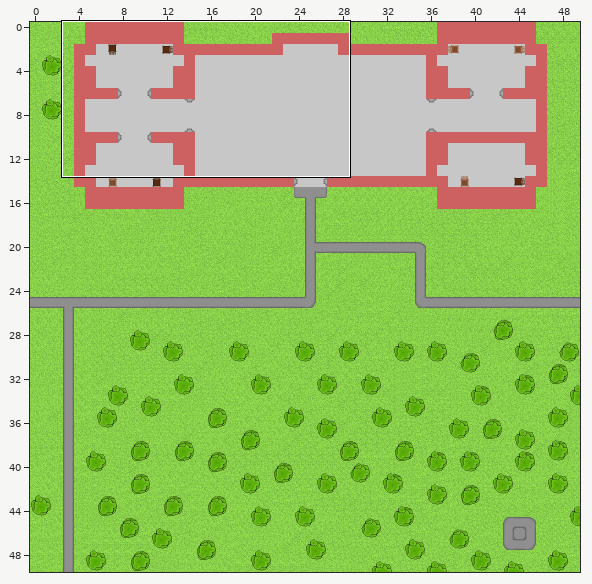
A Tiled map gets an edit: game/core/assets/map/Main.tmx. Above, an overview of the earlier version with the close-up marked.
Close-up. Before the edit:
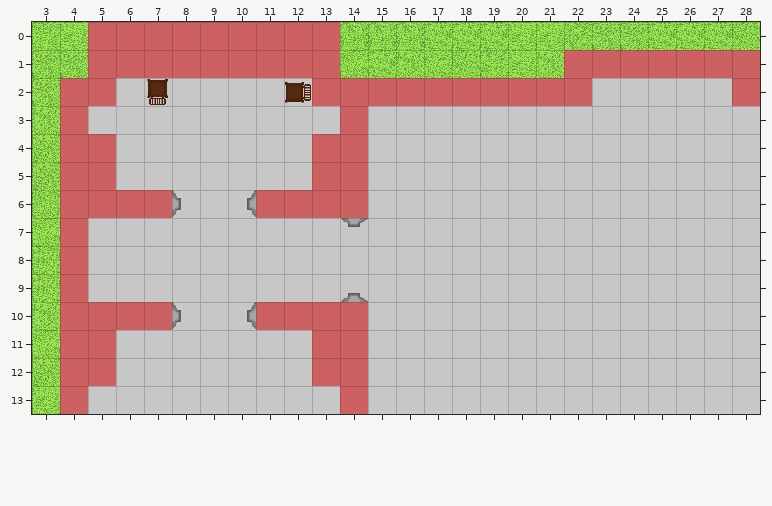
Cells are 32x32 px. Shown: x 3..28, y 0..13. The commit also changed other parts of the map, which this record leaves out.
And afterwards:
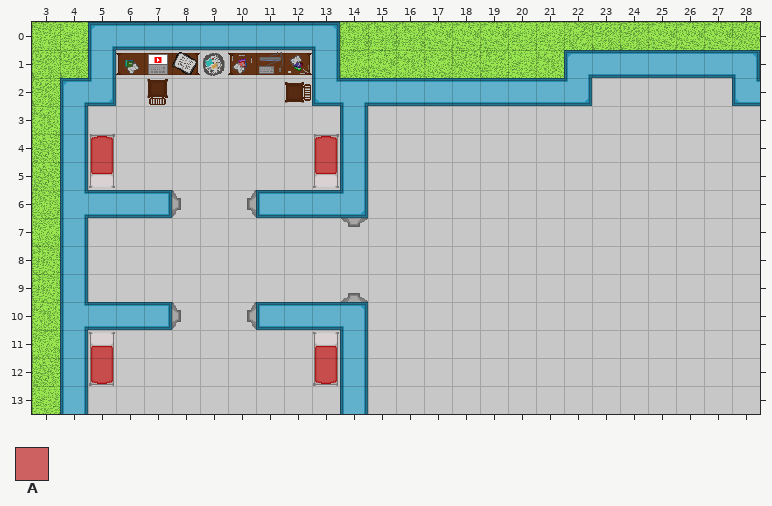
Key: from "construction-tiles-1": A 19.
_ is an empty cell, # one hidden under a higher layer, . an unchanged one.
Edits made:
--- layer "extra2"
@@ x 28..28 @@
- 2 #
+ 2 _
--- layer "collisions" (now hidden)
@@ x 4..28 @@
- 0 .AAAAAAAAA...............
- 1 .AAAAAAAAA........AAAAAAA
- 2 AA.......AAAAAAAAAA.....A
- 3 A.........A..............
- 4 AA.......AA..............
- 5 AA.......AA..............
- 6 AAAA...AAAA..............
- 7 A........................
- 8 A........................
- 9 A........................
-10 AAAA...AAAA..............
-11 AA.......AA..............
-12 AA.......AA..............
-13 A.........A..............
+ 0 ._________...............
+ 1 ._________........_______
+ 2 __.......__________....._
+ 3 _........._..............
+ 4 __.......__..............
+ 5 __.......__..............
+ 6 ____...____..............
+ 7 _........................
+ 8 _........................
+ 9 _........................
+10 ____...____..............
+11 __.......__..............
+12 __.......__..............
+13 _........._..............
Pixel boxes of the changes (left, top, right, bottom) in both close-ups:
removed: (60, 22, 760, 414)
